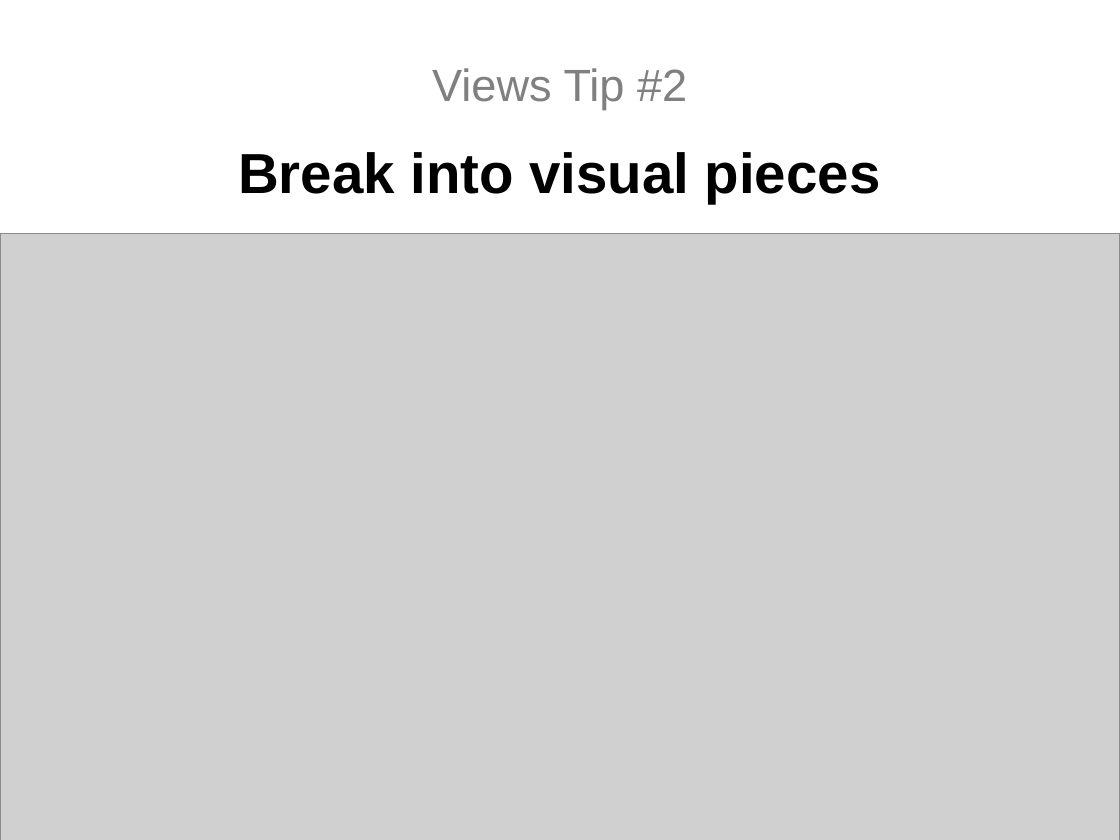
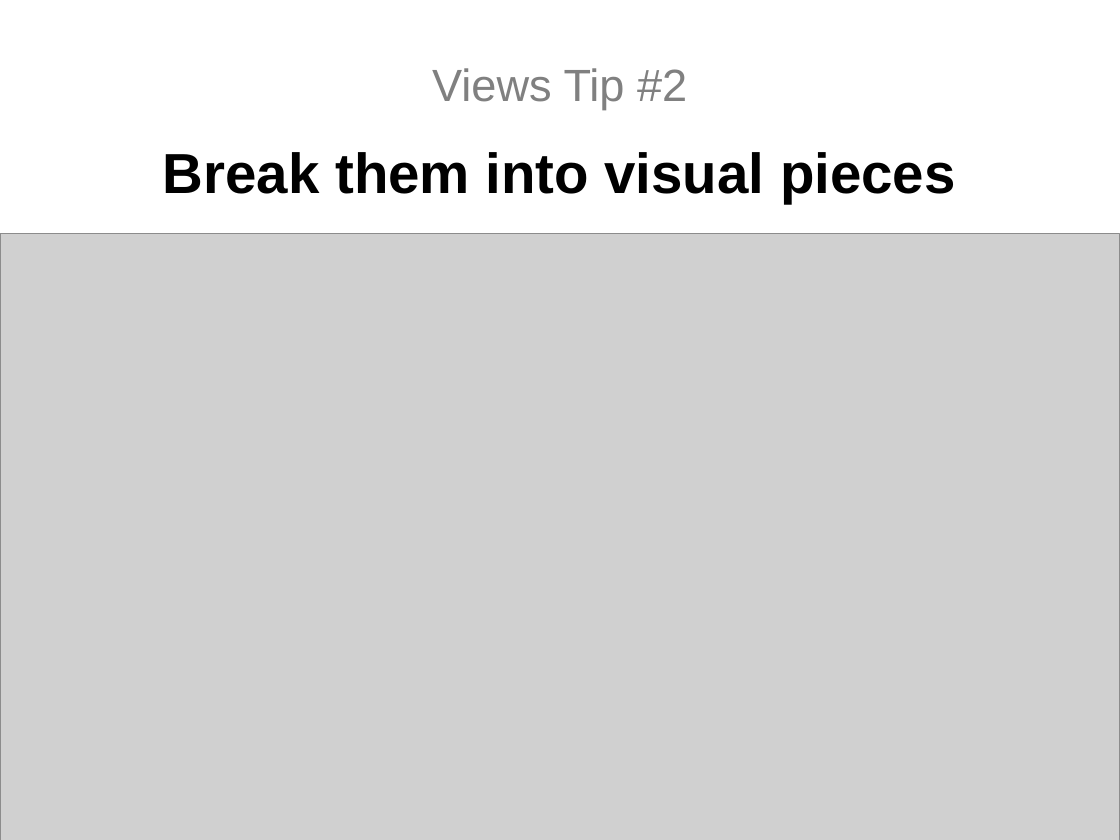
Before and after one commit to topdan/growing-your-rails-app, a slide deck: slide 13 of growing-your-rails-app.odp. Drawn at 1120x840 pixels with LibreOffice and Linux fonts; fonts in the diff are those of the drawing; grey boxes stand for pictures. Boxes give left, top, right and bottom in pixels: in the first picture for what was removed or moved away, otherwise in the second. Text is boxed around its words. In the diff, an @@ line names an element or a change of style, - is before the commit and + after.

```diff
--- a/growing-your-rails-app.odp
+++ b/growing-your-rails-app.odp
@@ text at <box>163,152,956,203</box>: text changed @@
-Break into visual pieces
+Break them into visual pieces
```
Also in this commit, not shown: 6 other slides changed, 1 slide removed, 5 other files.
